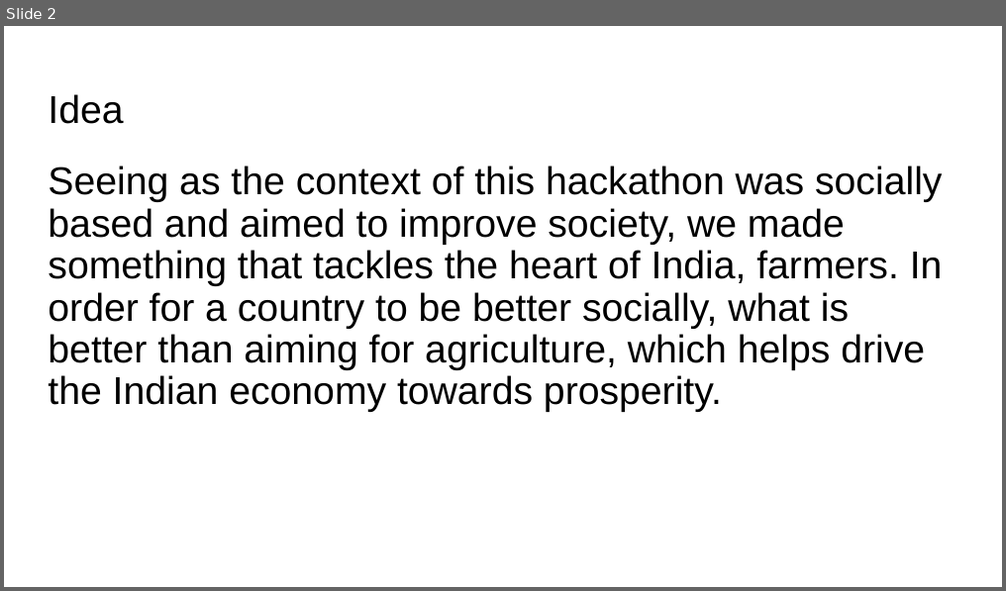
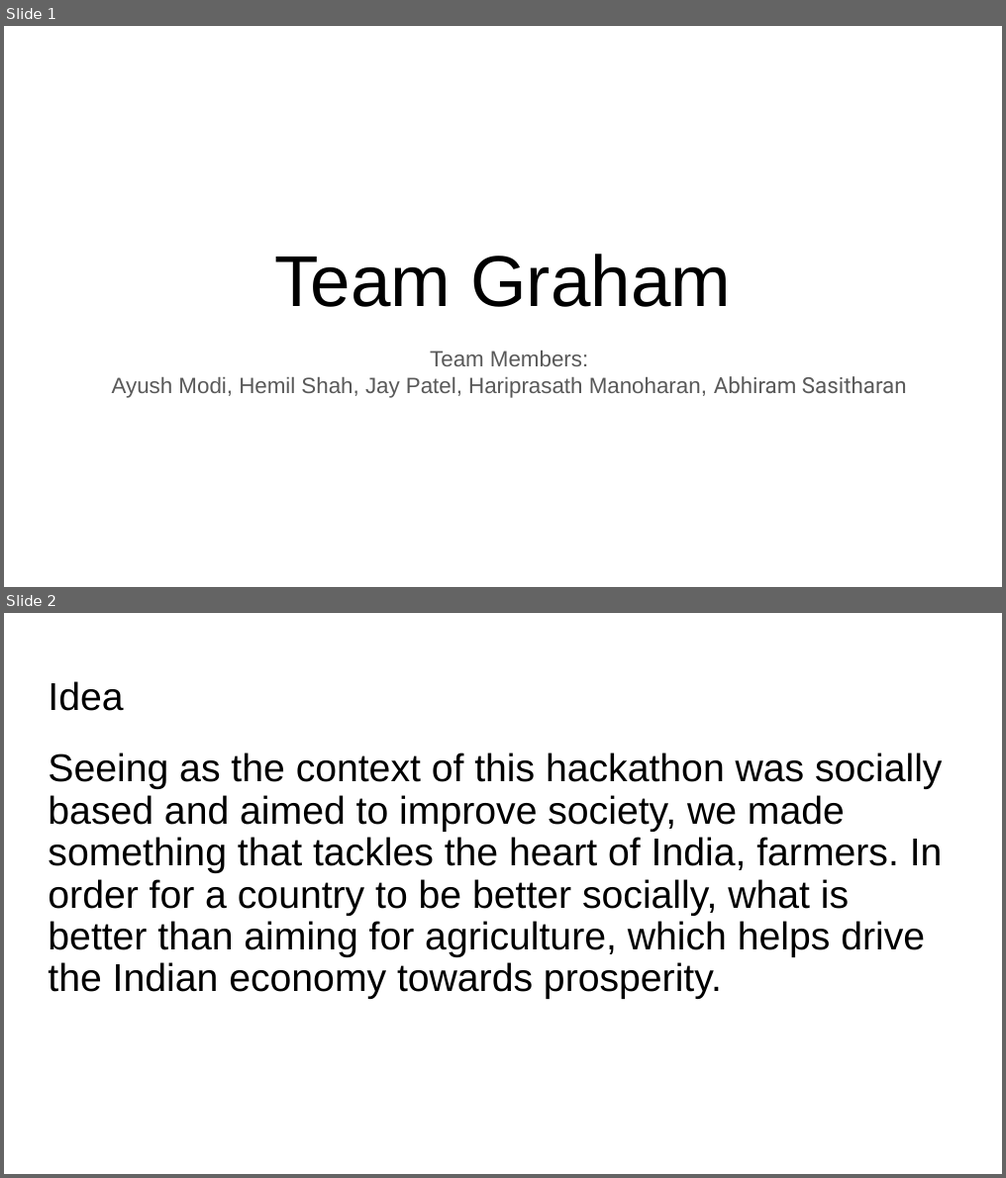
Before and after one commit to patej744/Delhi-Hacks, a slide deck: Agriculture Presentation (1).pptx. Shown one above the other, each under a label of ours: slide 2 before the commit, slides 1 and 2 after it. The pictures are 1006x591 and 1006x1178 pixels, drawn with LibreOffice and Linux fonts; fonts in the diff are those of the drawing. Boxes give left, top, right and bottom in pixels: in the first picture for what was removed or moved away, otherwise in the second. Text is boxed around its words. In the diff, an @@ line names an element or a change of style, - is before the commit and + after.

```diff
--- a/Agriculture Presentation (1).pptx
+++ b/Agriculture Presentation (1).pptx
@@ slide 1 added at bbox=[4, 26, 1002, 587], background #FFFFFF @@
@@ title added at bbox=[275, 254, 731, 307], 52 pt, text #000000 @@
+Team Graham
@@ subtitle added at bbox=[112, 351, 907, 398], 16 pt, text #595959 @@
+Team Members:
+Ayush Modi, Hemil Shah, Jay Patel, Hariprasath Manoharan, Abhiram Sasitharan
```
Also in this commit, not shown: 1 slide removed.
